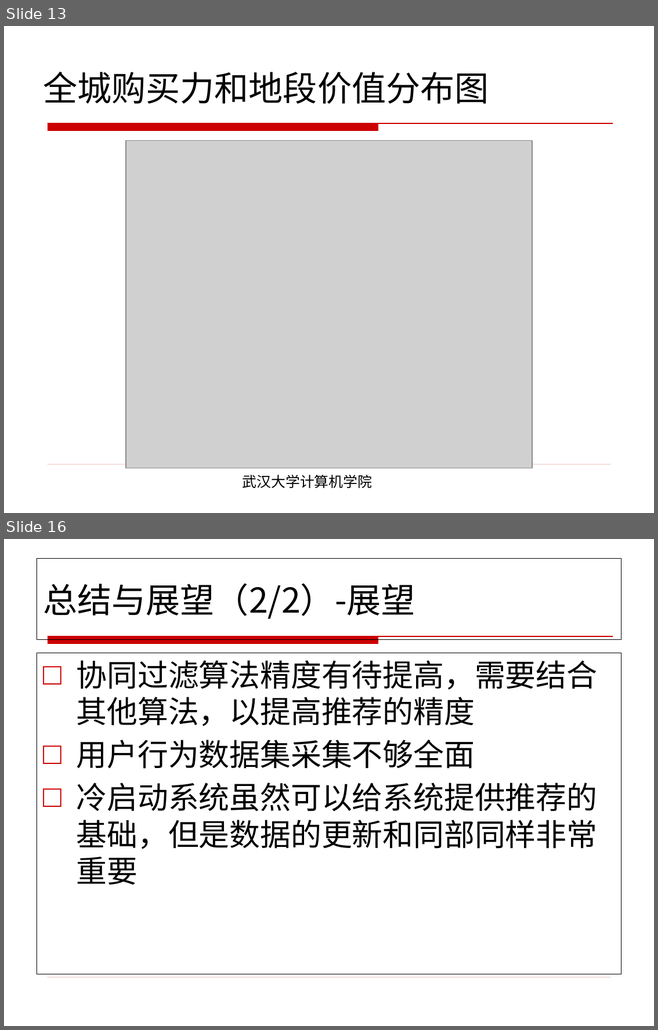
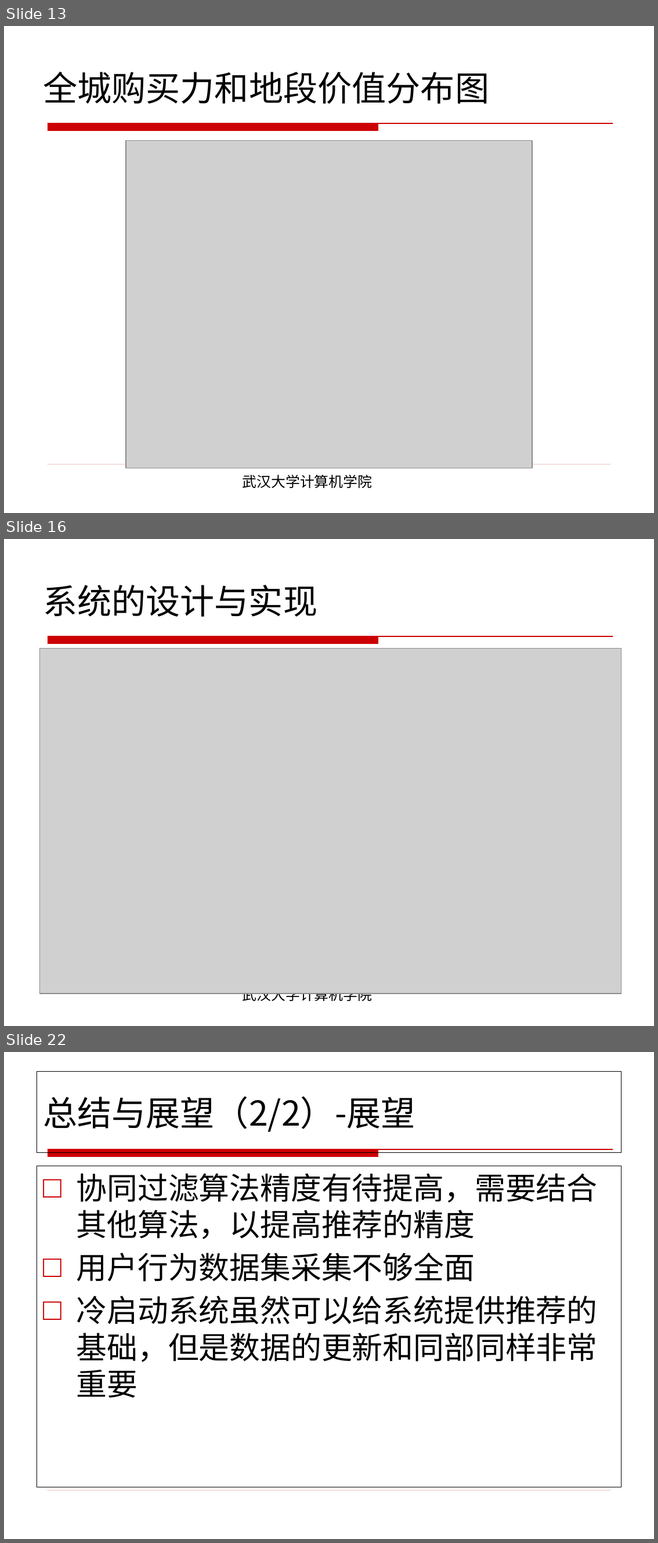
Before and after one commit to henryzhao/graduate, a slide deck: wy/王焰硕士论文答辩.pptx. Shown one above the other, each under a label of ours: slides 13 and 16 before the commit, slides 13, 16 and 22 after it; the slides between them are not shown. The pictures are 658x1030 and 658x1543 pixels, drawn with LibreOffice and Linux fonts; fonts in the diff are those of the drawing; grey boxes stand for pictures; background and template pictures are left out. Boxes give left, top, right and bottom in pixels: in the first picture for what was removed or moved away, otherwise in the second. Text is boxed around its words. In the diff, an @@ line names an element or a change of style, - is before the commit and + after.

```diff
--- a/wy/王焰硕士论文答辩.pptx
+++ b/wy/王焰硕士论文答辩.pptx
@@ slide 16 added at bbox=[4, 539, 654, 1026], background #FFFFFF; not listed: 1 template element that a slide beside it also shows @@
@@ title added at bbox=[43, 585, 317, 617], 38 pt, text #000000 @@
+系统的设计与实现
@@ picture added at bbox=[40, 648, 621, 994] @@
@@ text added at bbox=[242, 993, 372, 1004], 16 pt, text #000000 @@
+武汉大学计算机学院
@@ what was slide 16 is now slide 22 @@
```
Also in this commit, not shown: 3 slides changed, 5 other slides added, 5 other files.
